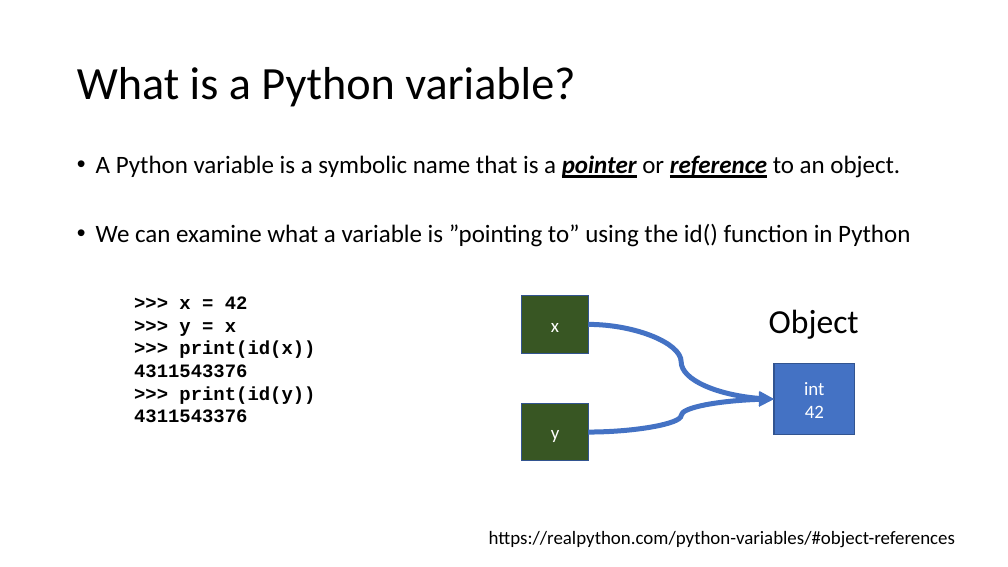
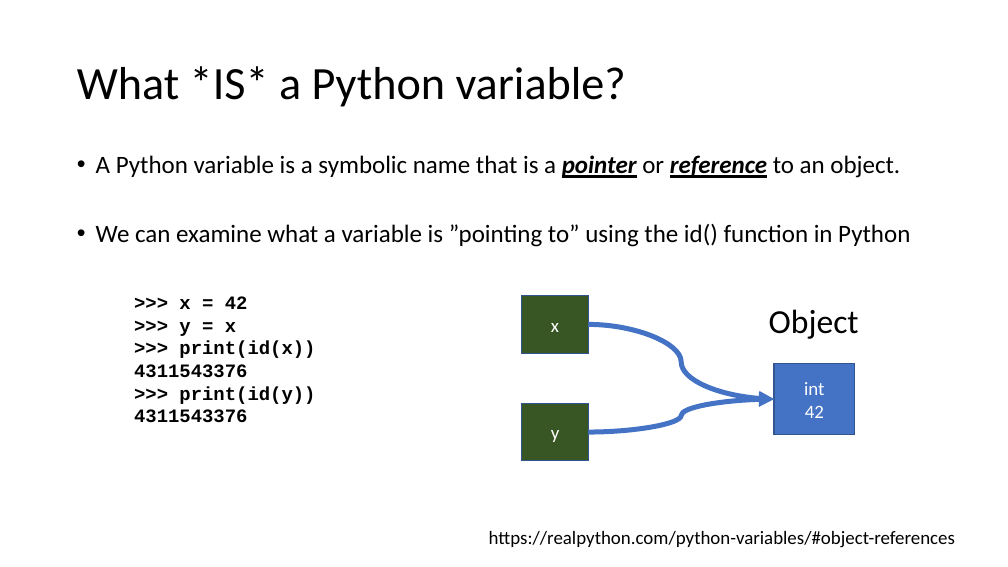
Before and after one commit to csev/dj4e, a slide deck: slide 6 of lectures/PY-01-Variables.pptx. Drawn at 1008x567 pixels with LibreOffice and Linux fonts; fonts in the diff are those of the drawing. Boxes give left, top, right and bottom in pixels: in the first picture for what was removed or moved away, otherwise in the second. Text is boxed around its words. In the diff, an @@ line names an element or a change of style, - is before the commit and + after.

```diff
--- a/lectures/PY-01-Variables.pptx
+++ b/lectures/PY-01-Variables.pptx
@@ title at [77, 66, 626, 107]: text changed @@
-What is a Python variable?
+What *IS* a Python variable?
```
Also in this commit, not shown: 3 other slides changed.
